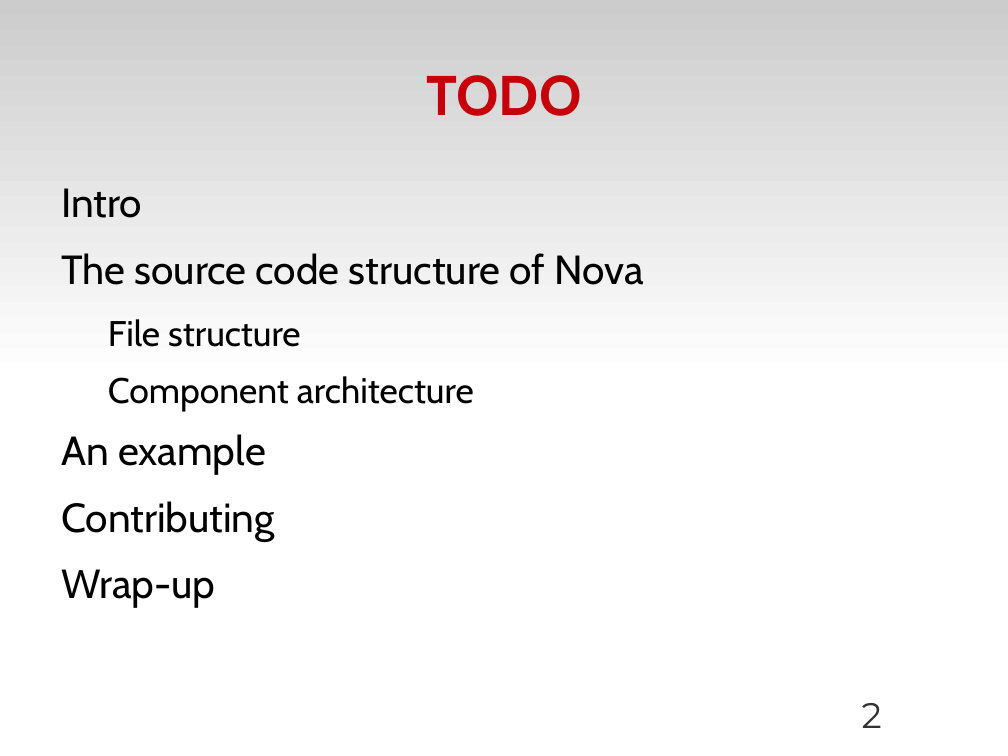
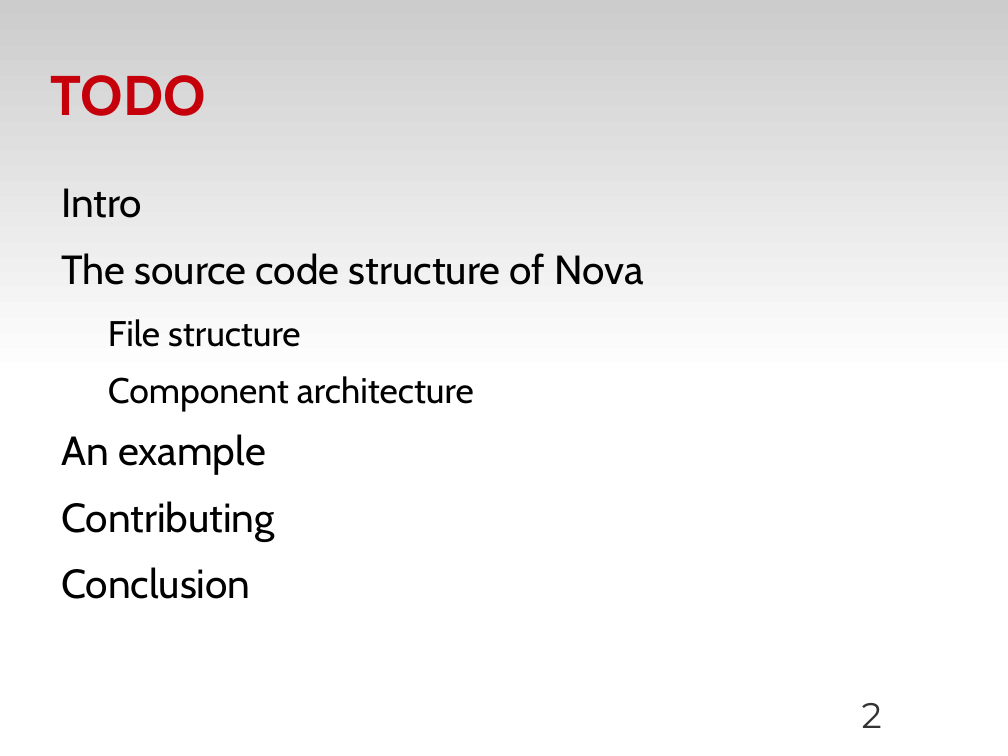
Before and after one commit to zyluo/talk-COSUG-2012, a slide deck: slide 2 of COSUG-2012.odp. Drawn at 1008x756 pixels with LibreOffice and Linux fonts; fonts in the diff are those of the drawing; background and template pictures are left out. Boxes give left, top, right and bottom in pixels: in the first picture for what was removed or moved away, otherwise in the second. Text is boxed around its words. In the diff, an @@ line names an element or a change of style, - is before the commit and + after.

Commit message:
fix typos

```diff
--- a/COSUG-2012.odp
+++ b/COSUG-2012.odp
@@ title "TODO" at [50,75,205,116]: alignment centre to left @@
@@ text at [61,567,250,599]: text changed @@
-Wrap-up
+Conclusion
```
Also in this commit, not shown: 17 other slides changed, 1 slide added.
